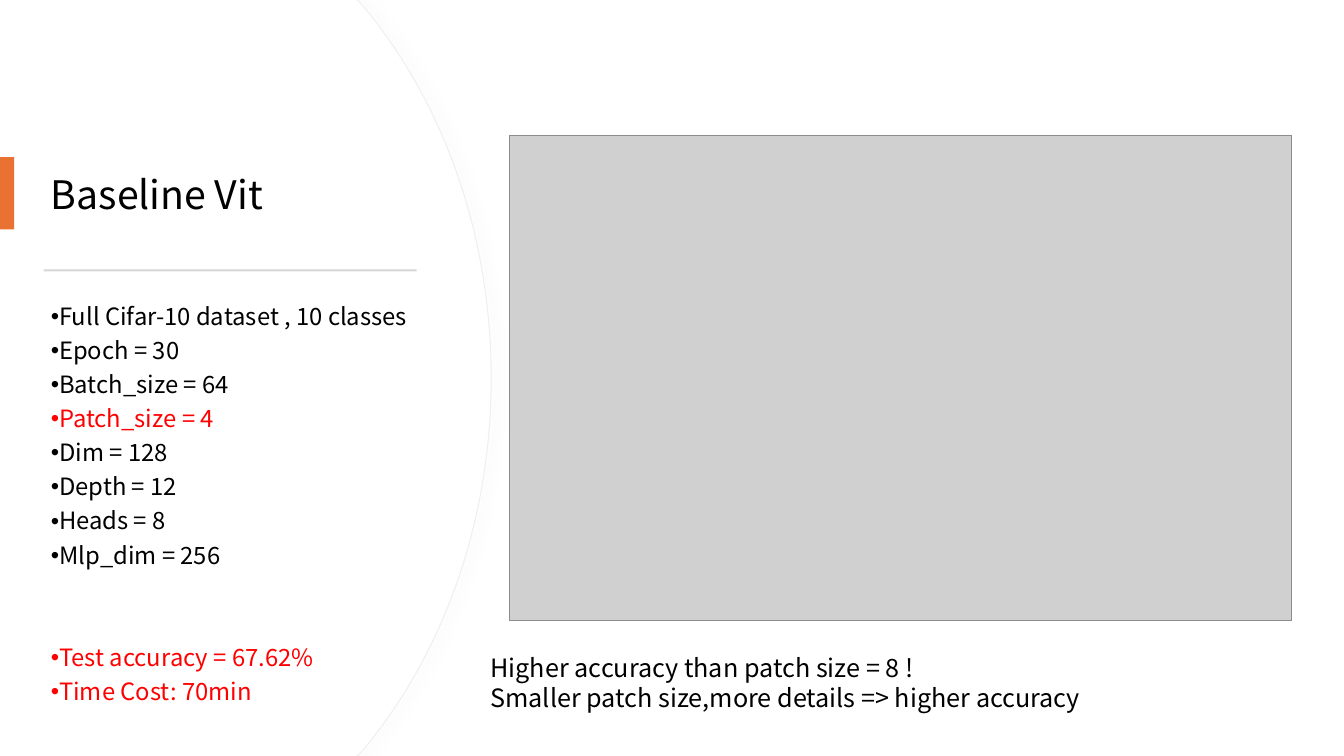
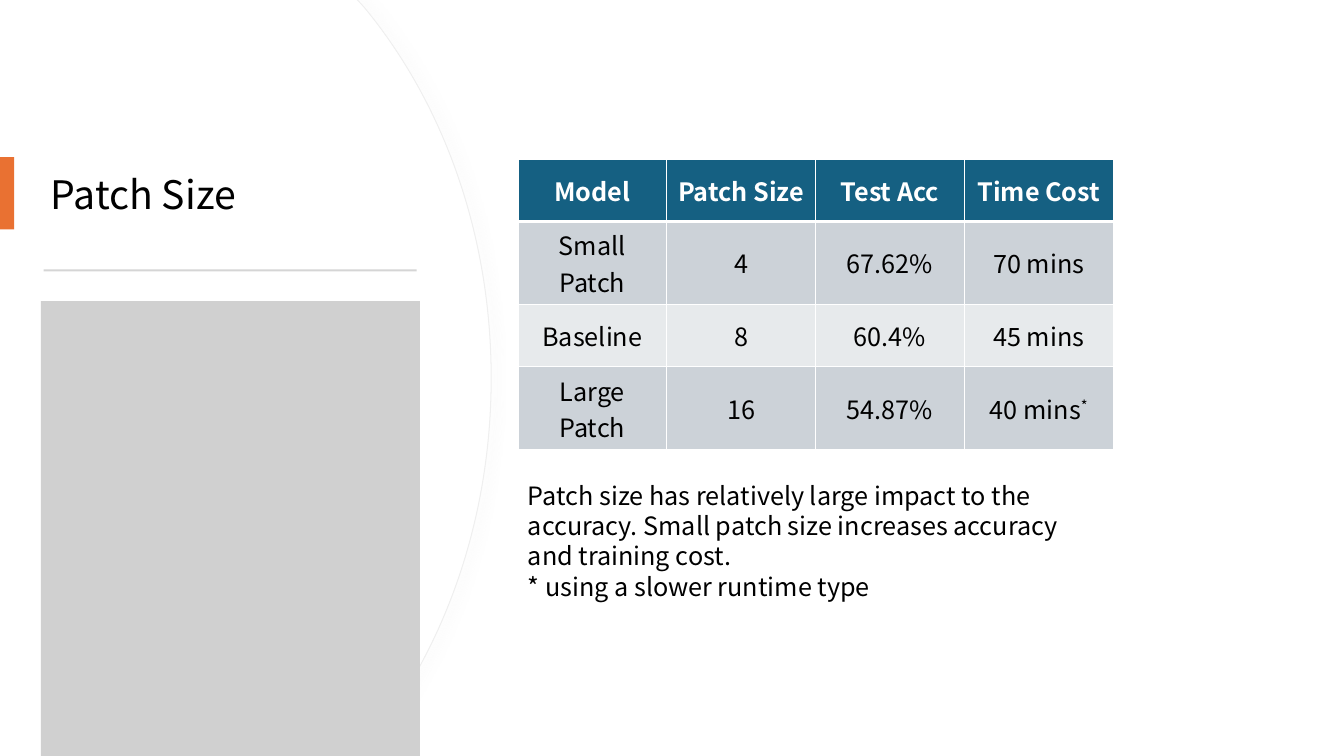
Before and after one commit to 410oldfish/Adv-CV, a slide deck: slide 10 of A1/Report/Vit.pptx. Drawn at 1344x756 pixels with LibreOffice and Linux fonts; fonts in the diff are those of the drawing; grey boxes stand for pictures; background and template pictures are left out. Boxes give left, top, right and bottom in pixels: in the first picture for what was removed or moved away, otherwise in the second. Text is boxed around its words. In the diff, an @@ line names an element or a change of style, - is before the commit and + after.

```diff
--- a/A1/Report/Vit.pptx
+++ b/A1/Report/Vit.pptx
@@ picture removed at (509,135,1292,620) @@
@@ title at (51,177,236,210): text changed @@
-Baseline Vit
+Patch Size
@@ table added at (518,159,1115,442), 4 rows, 4 columns @@
+Model | Patch Size | Test Acc | Time Cost
+Small Patch | 4 | 67.62% | 70 mins
+Baseline | 8 | 60.4% | 45 mins
+Large Patch | 16 | 54.87% | 40 mins*
@@ picture added at (41,301,420,756) @@
@@ text removed at (59,305,407,701) @@
-• Full Cifar-10 dataset , 10 classes
-• Epoch = 30
-• Batch_size = 64
-• Patch_size = 4
-• Dim = 128
-• Depth = 12
-• Heads = 8
-• Mlp_dim = 256
-• Test accuracy = 67.62%
-• Time Cost: 70min
@@ text added at (528,485,1057,602), 18 pt, text #000000 @@
+Patch size has relatively large impact to the accuracy. Small patch size increases accuracy and training cost.
+* using a slower runtime type
@@ text removed at (490,657,1080,714) @@
-Higher accuracy than patch size = 8 !
-Smaller patch size,more details => higher accuracy
```
Also in this commit, not shown: 5 other slides changed.
